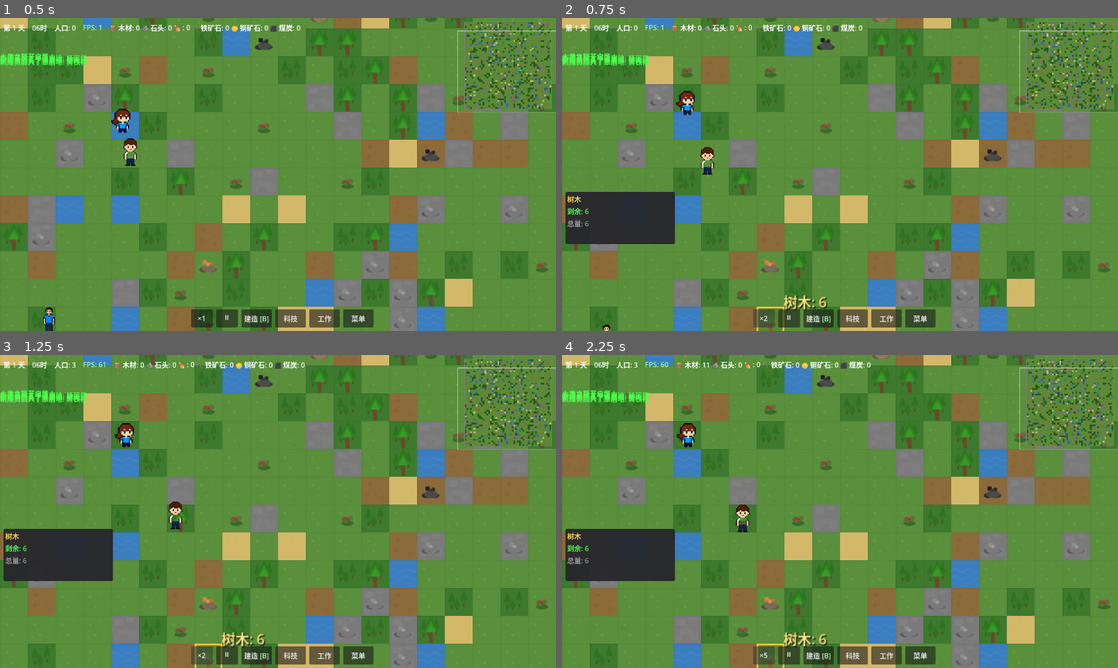
Above: before the commit, frames 1-4 (two rows, left to right).
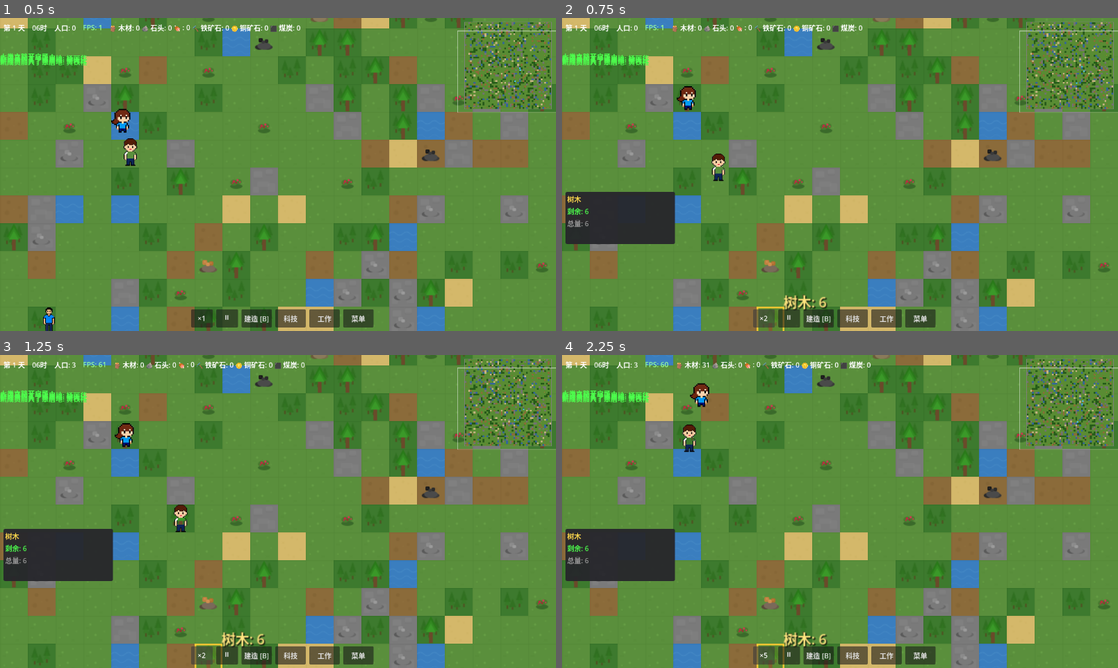
Above: after the commit, the same moments.

Repository: ZhanXuzhao/the-path-of-humanity
Game: Godot game, scene res://scenes/game.tscn
Same seed, same stepped clock (60 frames per second), same inputs: the game is played once before the commit and once after it.
Inputs:
- Up to frame 1 (0.5 s): no input
- Up to frame 2 (0.75 s): click "×1" at 0.5 s
- Up to frame 3 (1.25 s): no input
- Up to frame 4 (2.25 s): click "×2" at 1.25 s; click "×3" at 2 s

Frame 1 is identical in both runs. In frame 2, 0.6% of the frame differs, in the area x 7-95%, y 15-100%; in frame 3, 0.2%; in frame 4, 0.6%, in the area x 20-95%, y 2-57%.

Commit message:
修复: 加速按钮不影响角色速度 + 空格键暂停游戏
- 定居者移动速度和工作速度现在同步乘以 time_speed，加速时角色跑得更快、干得更快
- 新增 Space 快捷键切换暂停/继续，有菜单打开时不触发

Diff:
--- a/scripts/core/game.gd
+++ b/scripts/core/game.gd
@@ -520,6 +520,22 @@
 						build_menu.category_tabs.get_child(i).button_pressed = false
 				get_viewport().set_input_as_handled()
 
+		# 快捷键 Space：暂停/继续游戏
+		if event.keycode == KEY_SPACE:
+			# 有菜单打开时，Space 不触发暂停（避免误操作）
+			var build_menu = get_node_or_null("UI/BuildMenu")
+			var tech_panel = get_node_or_null("UI/TechPanel")
+			var work_panel = get_node_or_null("UI/WorkPanel")
+			var main_menu = get_node_or_null("UI/MainMenu")
+			if (build_menu and build_menu.visible) or (tech_panel and tech_panel.visible) or (work_panel and work_panel.visible) or (main_menu and main_menu.visible):
+				return
+			_gm.toggle_pause()
+			# 更新暂停按钮文字
+			var hud = get_node_or_null("UI/HUD")
+			if hud and hud.pause_btn:
+				hud.pause_btn.text = "▶" if _gm.state == 2 else "⏸"
+			get_viewport().set_input_as_handled()
+
 # ==================== 存档恢复 ====================
 
 func _restore_from_save(data: Dictionary):
--- a/scripts/entities/settler.gd
+++ b/scripts/entities/settler.gd
@@ -276,7 +276,10 @@
 	var offset = target_world_pos - position
 	var dist = offset.length()
 	if dist > 2.0:
-		position += offset.normalized() * move_speed * delta
+		# 根据时间加速倍率同步提升移动速度
+		var gm = get_node("/root/GameManager")
+		var speed_mult = gm.time_speed if gm else 1.0
+		position += offset.normalized() * move_speed * delta * speed_mult
 	else:
 		position = target_world_pos
 		# 到达目标，根据任务类型切换状态
@@ -322,7 +325,10 @@
 	var skill_level = get_skill(skill_id)
 	var work_speed = max(0.1, skill_level * 0.4)  # 技能越高干得越快
 
-	work_accumulator += delta * work_speed
+	# 根据时间加速倍率同步提升工作速度
+	var gm = get_node("/root/GameManager")
+	var speed_mult = gm.time_speed if gm else 1.0
+	work_accumulator += delta * work_speed * speed_mult
 
 	if work_accumulator >= work_tick_interval:
 		work_accumulator -= work_tick_interval
